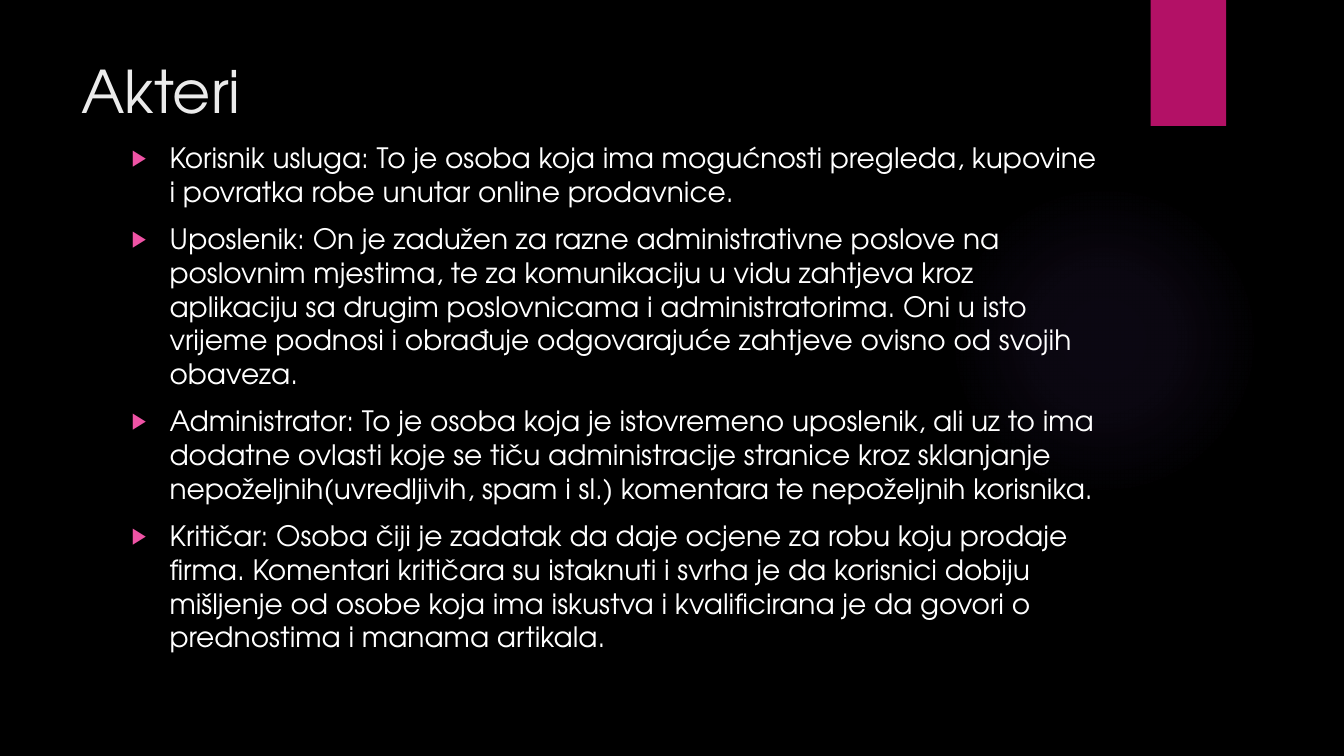
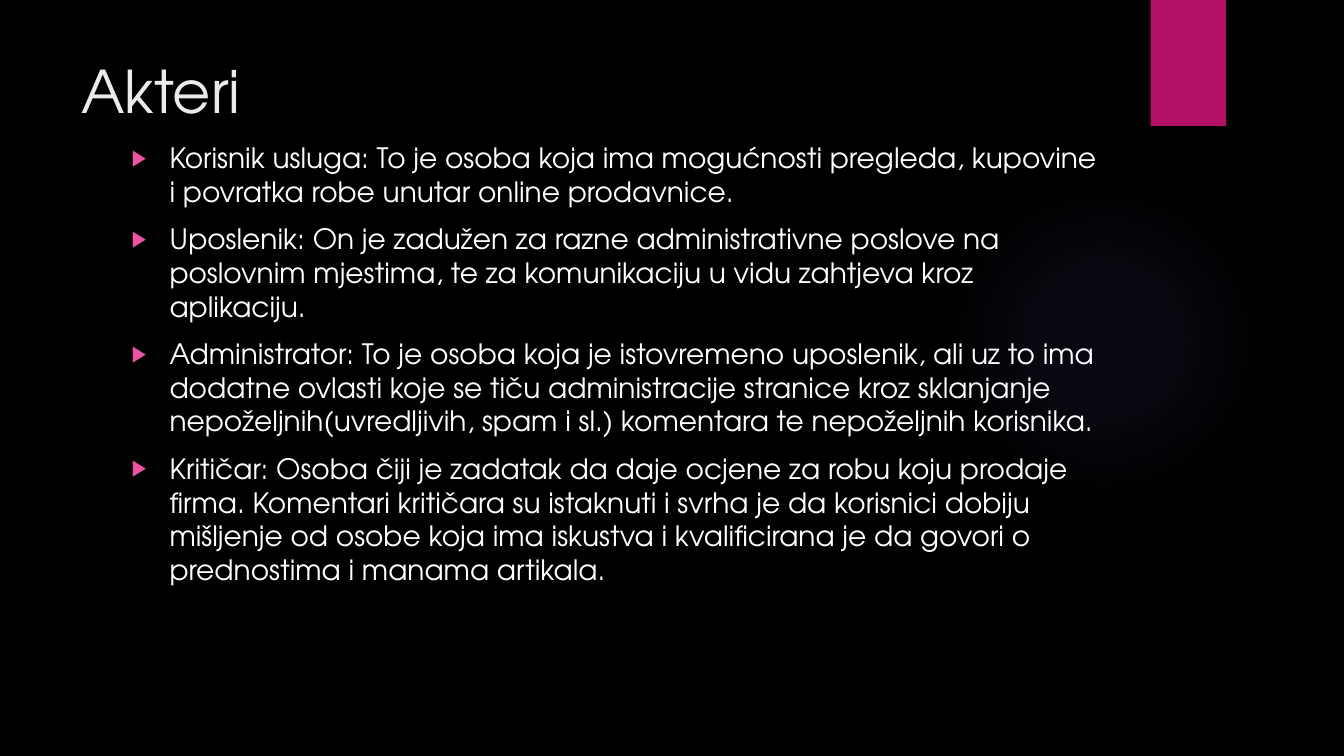
Before and after one commit to ooad-2016-2017/Tim19-PraiseTheSun, a slide deck: slide 8 of Game_Shop.pptx. Drawn at 1344x756 pixels with LibreOffice and Linux fonts; fonts in the diff are those of the drawing; background and template pictures are left out. Boxes give left, top, right and bottom in pixels: in the first picture for what was removed or moved away, otherwise in the second. Text is boxed around its words. In the diff, an @@ line names an element or a change of style, - is before the commit and + after.

```diff
--- a/Game_Shop.pptx
+++ b/Game_Shop.pptx
@@ text at bbox=[170, 228, 999, 323]: text changed @@
-▶ Uposlenik: On je zadužen za razne administrativne poslove na poslovnim mjestima, te za komunikaciju u vidu zahtjeva kroz aplikaciju sa drugim poslovnicama i administratorima. Oni u isto vrijeme podnosi i obrađuje odgovarajuće zahtjeve ovisno od svojih obaveza.
+▶ Uposlenik: On je zadužen za razne administrativne poslove na poslovnim mjestima, te za komunikaciju u vidu zahtjeva kroz aplikaciju.
```
Also in this commit, not shown: 7 other slides changed, 1 slide added.
